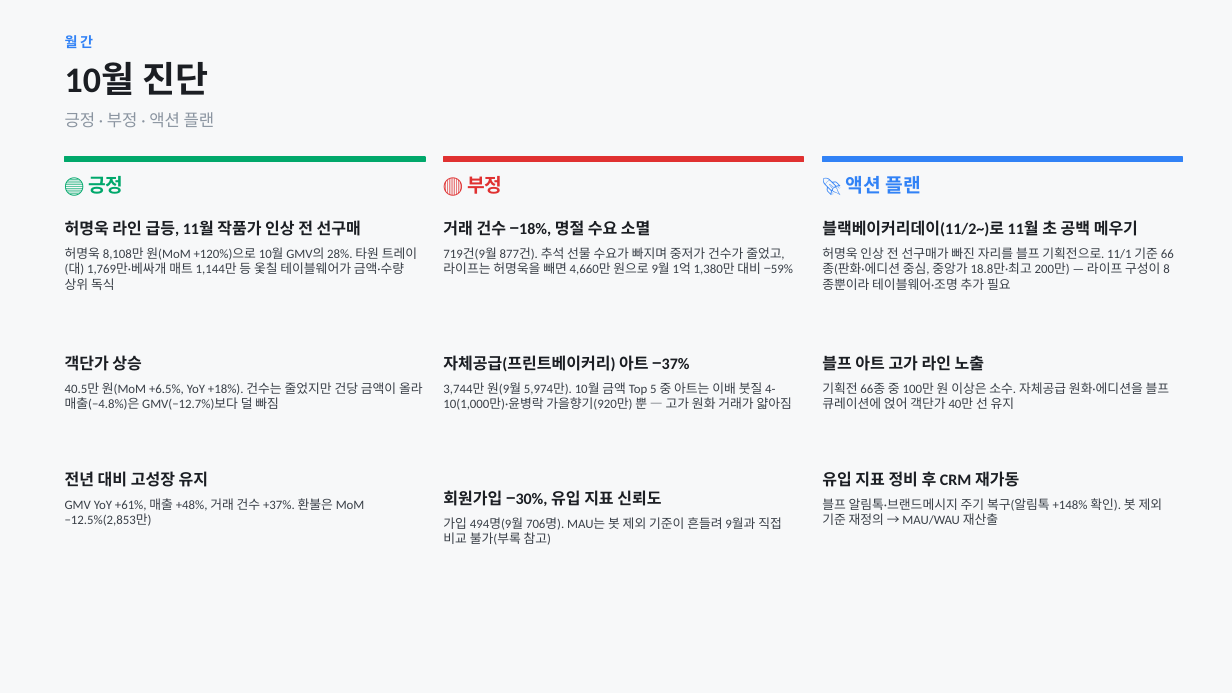
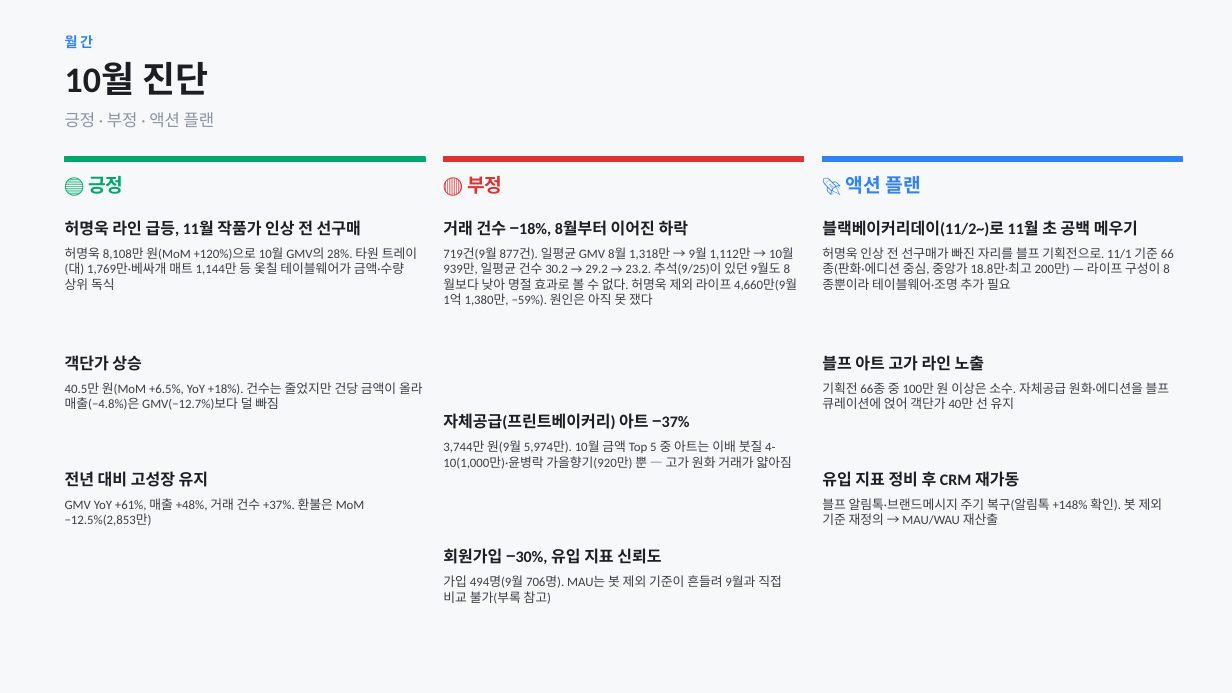
Before and after one commit to Su-pbg/dashboard, a slide deck: slide 5 of PBG_성과공유_2026-11-02.pptx. Drawn at 1232x693 pixels with LibreOffice and Linux fonts; fonts in the diff are those of the drawing. Boxes give left, top, right and bottom in pixels: in the first picture for what was removed or moved away, otherwise in the second. Text is boxed around its words. In the diff, an @@ line names an element or a change of style, - is before the commit and + after.

Commit message:
[claude] wip: auto-save 11-02 09:59

```diff
--- a/PBG_성과공유_2026-11-02.pptx
+++ b/PBG_성과공유_2026-11-02.pptx
@@ text at box(443, 220, 688, 236): text changed @@
-거래 건수 −18%, 명절 수요 소멸
+거래 건수 −18%, 8월부터 이어진 하락
@@ text at box(443, 247, 797, 306): text changed @@
-719건(9월 877건). 추석 선물 수요가 빠지며 중저가 건수가 줄었고, 라이프는 허명욱을 빼면 4,660만 원으로 9월 1억 1,380만 대비 −59%
+719건(9월 877건). 일평균 GMV 8월 1,318만 → 9월 1,112만 → 10월 939만, 일평균 건수 30.2 → 29.2 → 23.2. 추석(9/25)이 있던 9월도 8월보다 낮아 명절 효과로 볼 수 없다. 허명욱 제외 라이프 4,660만(9월 1억 1,380만, −59%). 원인은 아직 못 쟀다
@@ 4 texts: place and size @@
-4 texts at box(443, 355, 792, 545)
+4 texts at box(443, 413, 792, 604)
```
